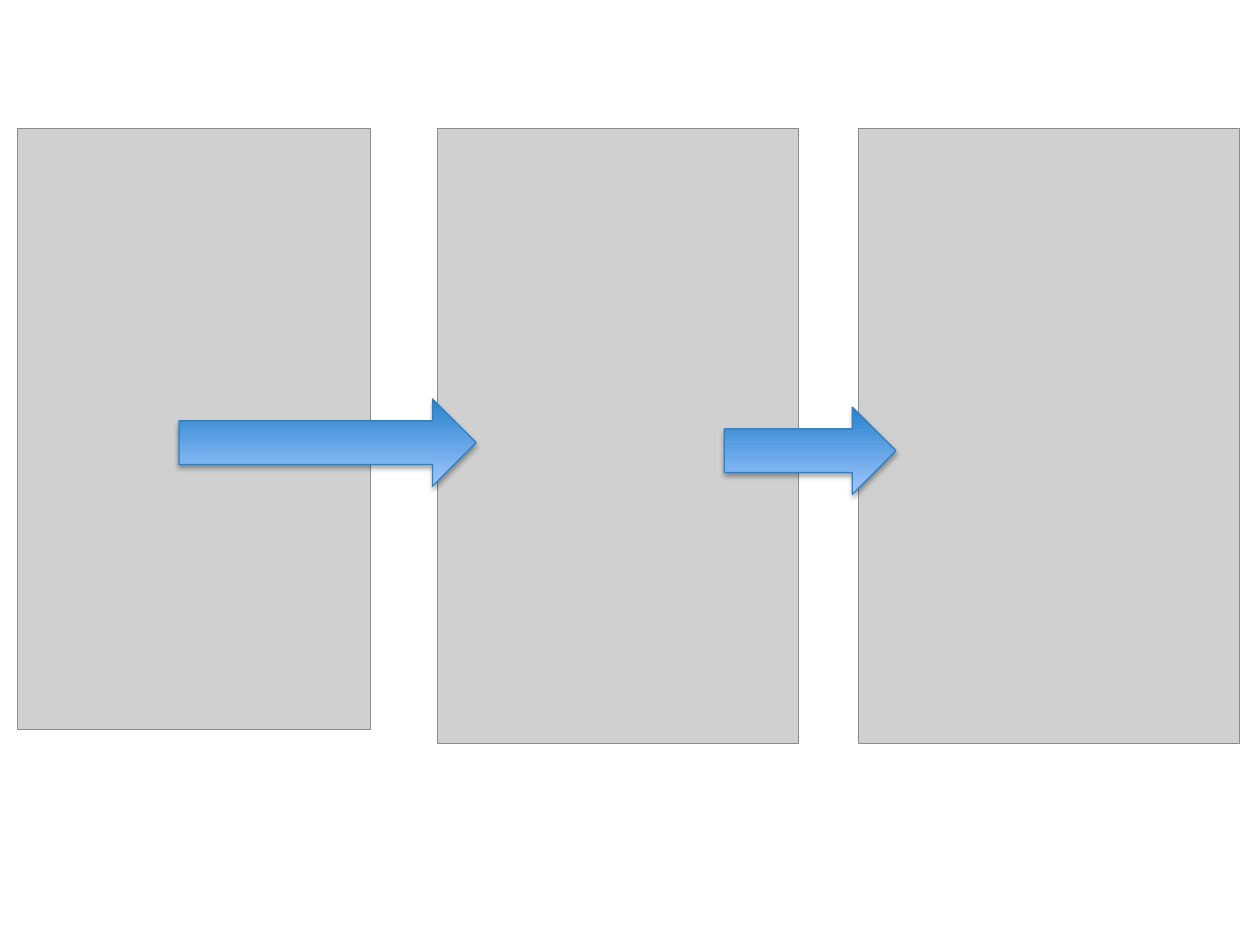
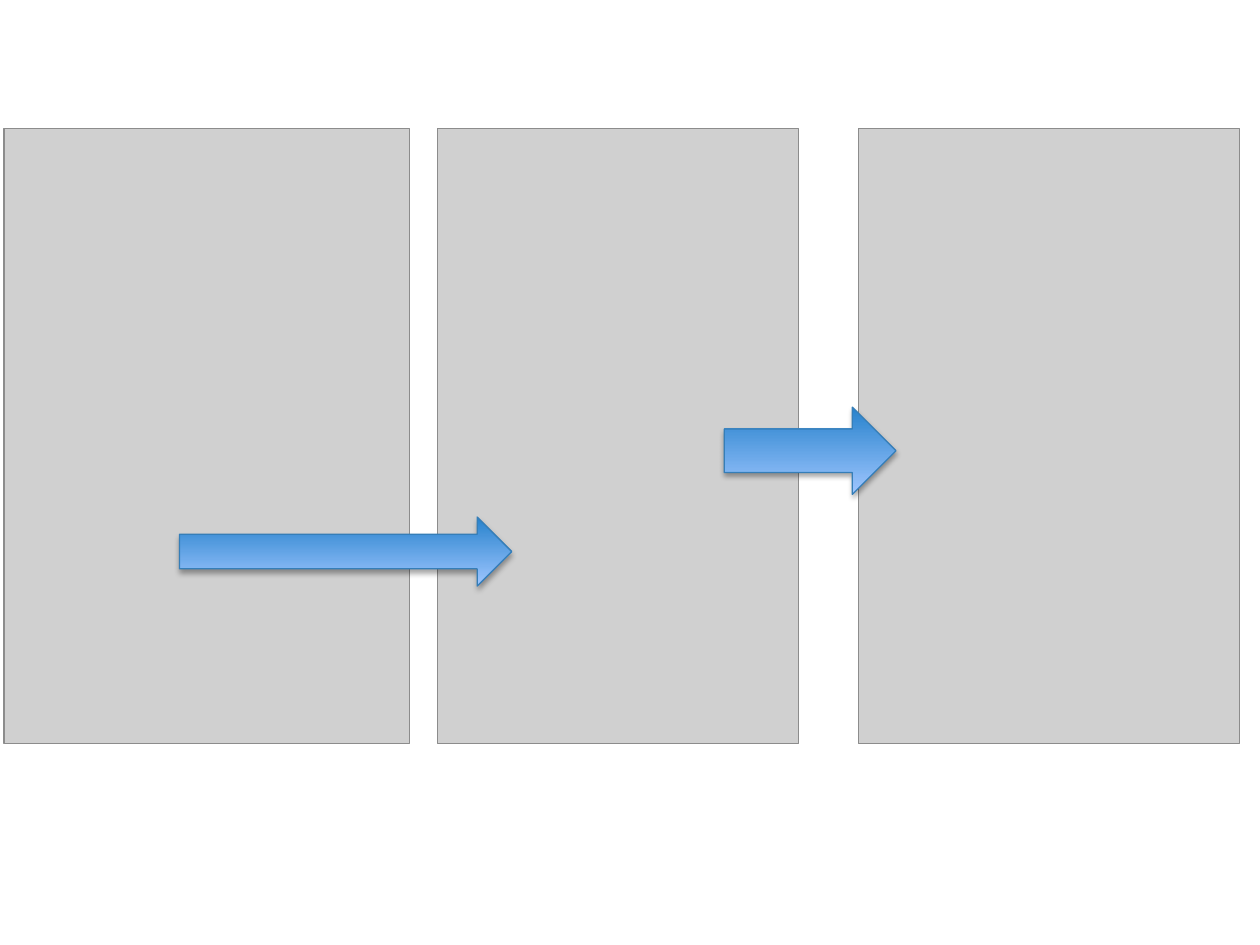
Before and after one commit to xiaoj/481web, a slide deck: slide 9 of presentation/Final Presentation.pptx. Drawn at 1260x945 pixels with LibreOffice and Linux fonts; fonts in the diff are those of the drawing; grey boxes stand for pictures; background and template pictures are left out. Boxes give left, top, right and bottom in pixels: in the first picture for what was removed or moved away, otherwise in the second. Text is boxed around its words. In the diff, an @@ line names an element or a change of style, - is before the commit and + after.

Commit message:
update powerpoint with new layout

```diff
--- a/presentation/Final Presentation.pptx
+++ b/presentation/Final Presentation.pptx
@@ picture resized from (x1=18, y1=129, x2=370, y2=730) to (x1=4, y1=129, x2=410, y2=743) @@
@@ right arrow resized from (x1=179, y1=399, x2=476, y2=486) to (x1=179, y1=517, x2=512, y2=586) @@
```
Also in this commit, not shown: 2 other slides changed, 3 slides added, 3 slides removed, 2 other files.
